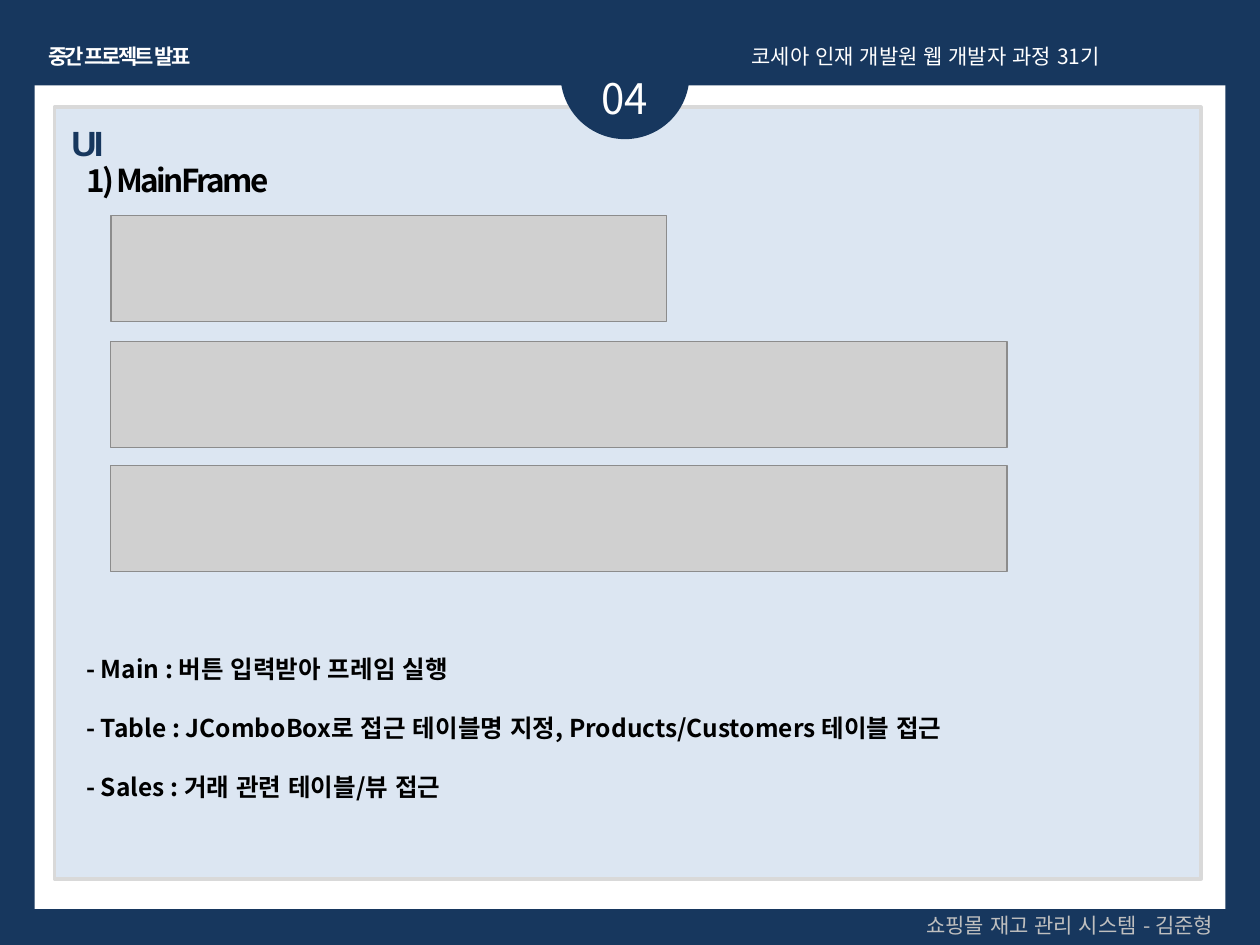
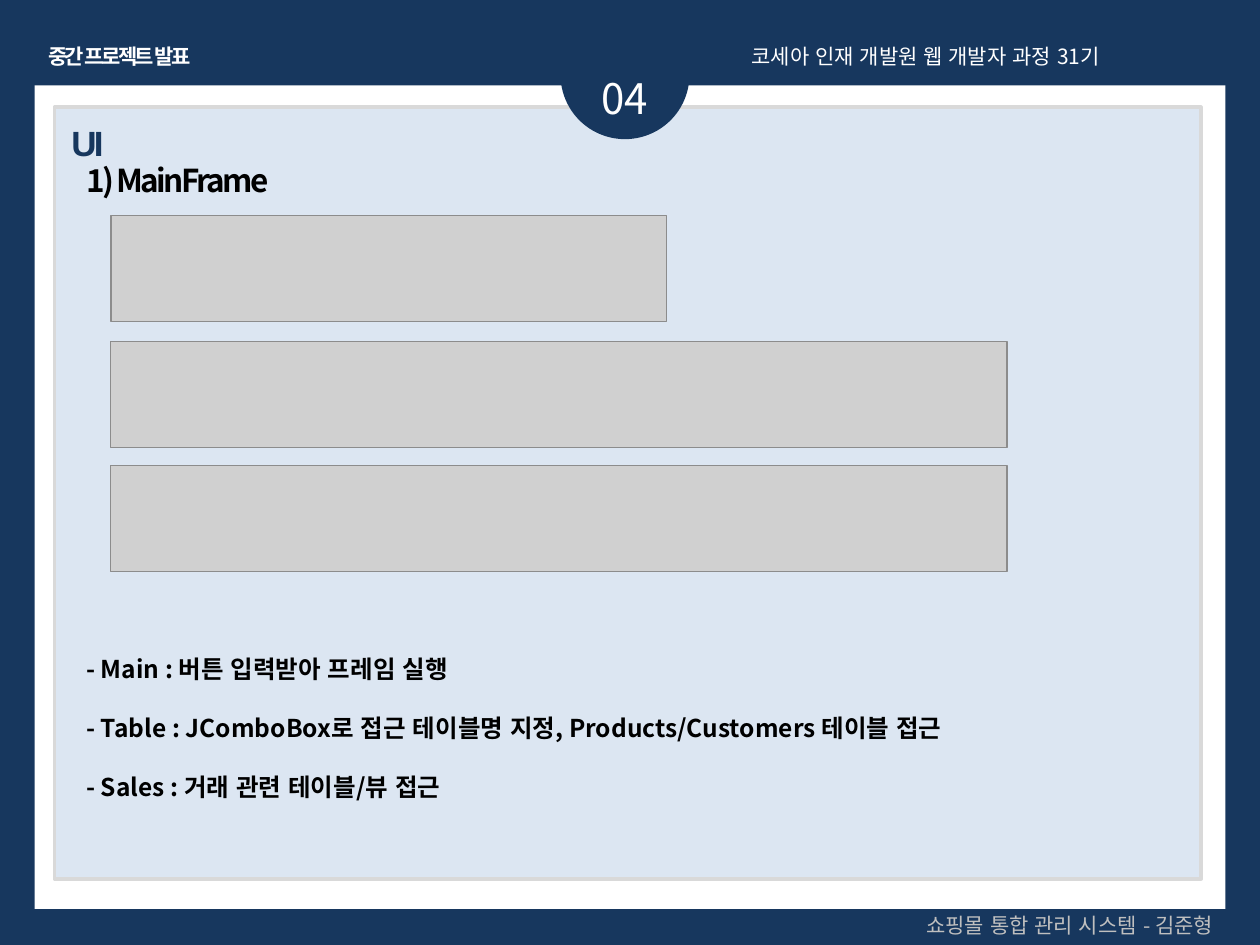
Before and after one commit to Wolfswagen/Kosea_Mid_project, a slide deck: slide 16 of Kosea_Mid_Project/김준형 Project-2nd.pptx. Drawn at 1260x945 pixels with LibreOffice and Linux fonts; fonts in the diff are those of the drawing; grey boxes stand for pictures. Boxes give left, top, right and bottom in pixels: in the first picture for what was removed or moved away, otherwise in the second. Text is boxed around its words. In the diff, an @@ line names an element or a change of style, - is before the commit and + after.

```diff
--- a/Kosea_Mid_Project/김준형 Project-2nd.pptx
+++ b/Kosea_Mid_Project/김준형 Project-2nd.pptx
@@ text at [926, 915, 1213, 935]: text changed @@
-쇼핑몰 재고 관리 시스템 - 김준형
+쇼핑몰 통합 관리 시스템 - 김준형
```
Also in this commit, not shown: 18 other slides changed, 3 other files.
